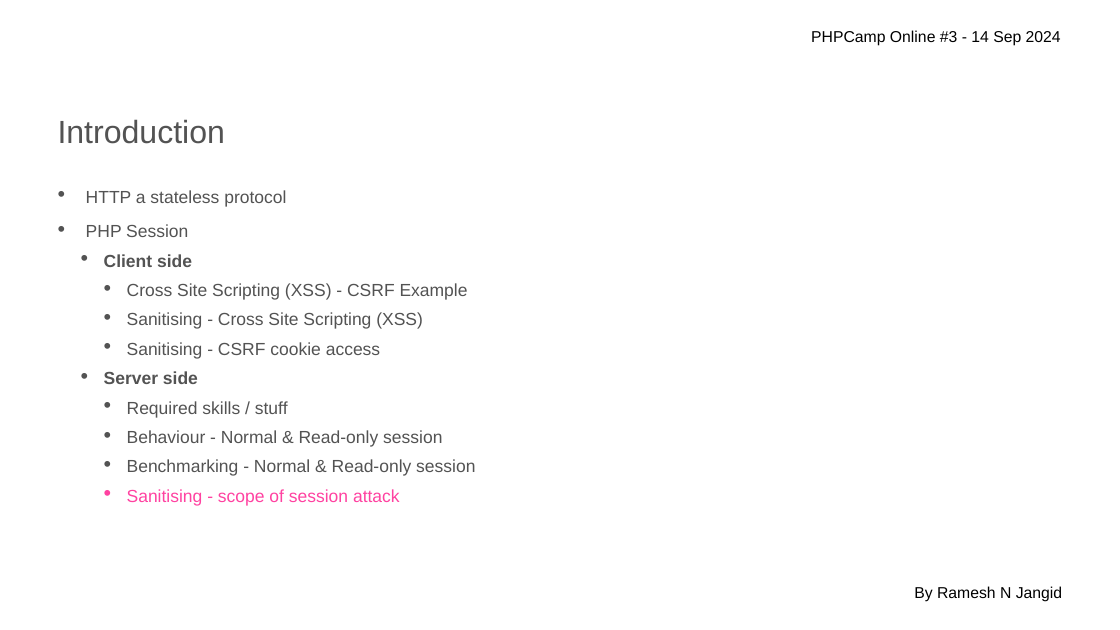
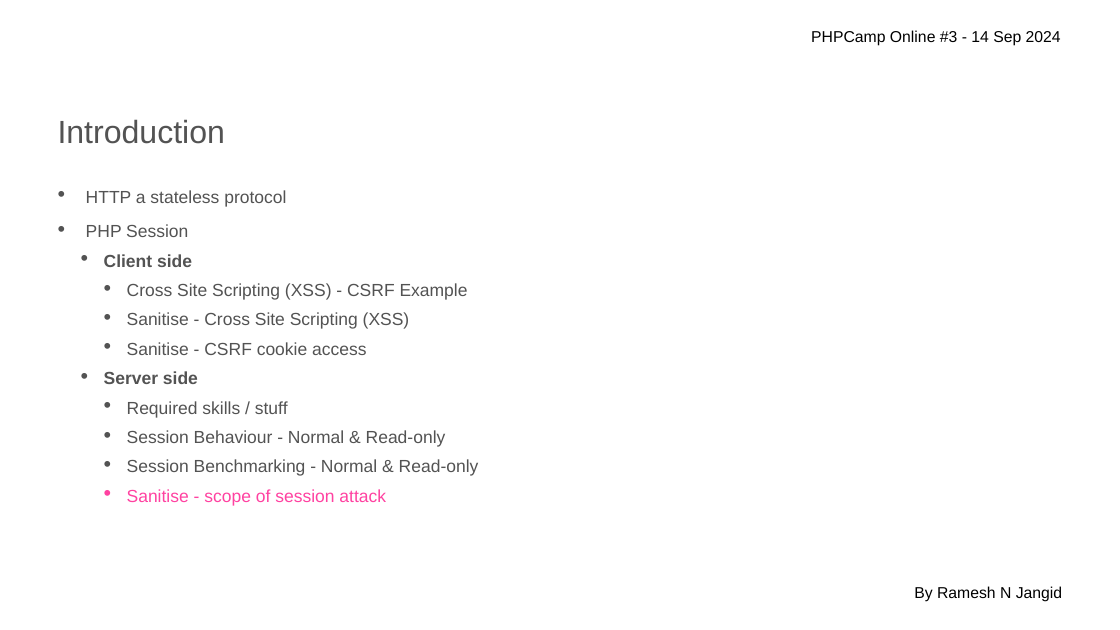
Before and after one commit to polygoncoin/Presentations, a slide deck: slide 2 of PHP-Session-beyond-$_SESSION.pptx. Drawn at 1120x630 pixels with LibreOffice and Linux fonts; fonts in the diff are those of the drawing; background and template pictures are left out. Boxes give left, top, right and bottom in pixels: in the first picture for what was removed or moved away, otherwise in the second. Text is boxed around its words. In the diff, an @@ line names an element or a change of style, - is before the commit and + after.

Commit message:
Presentations

```diff
--- a/PHP-Session-beyond-$_SESSION.pptx
+++ b/PHP-Session-beyond-$_SESSION.pptx
@@ text at (x1=127, y1=312, x2=410, y2=355): text changed @@
-    • Sanitising - Cross Site Scripting (XSS)
-    • Sanitising - CSRF cookie access
+    • Sanitise - Cross Site Scripting (XSS)
+    • Sanitise - CSRF cookie access
@@ text at (x1=127, y1=430, x2=479, y2=506): text changed @@
-    • Behaviour - Normal & Read-only session
-    • Benchmarking - Normal & Read-only session
-    • Sanitising - scope of session attack
+    • Session Behaviour - Normal & Read-only
+    • Session Benchmarking - Normal & Read-only
+    • Sanitise - scope of session attack
```
Also in this commit, not shown: 8 other slides changed, 2 other files.
